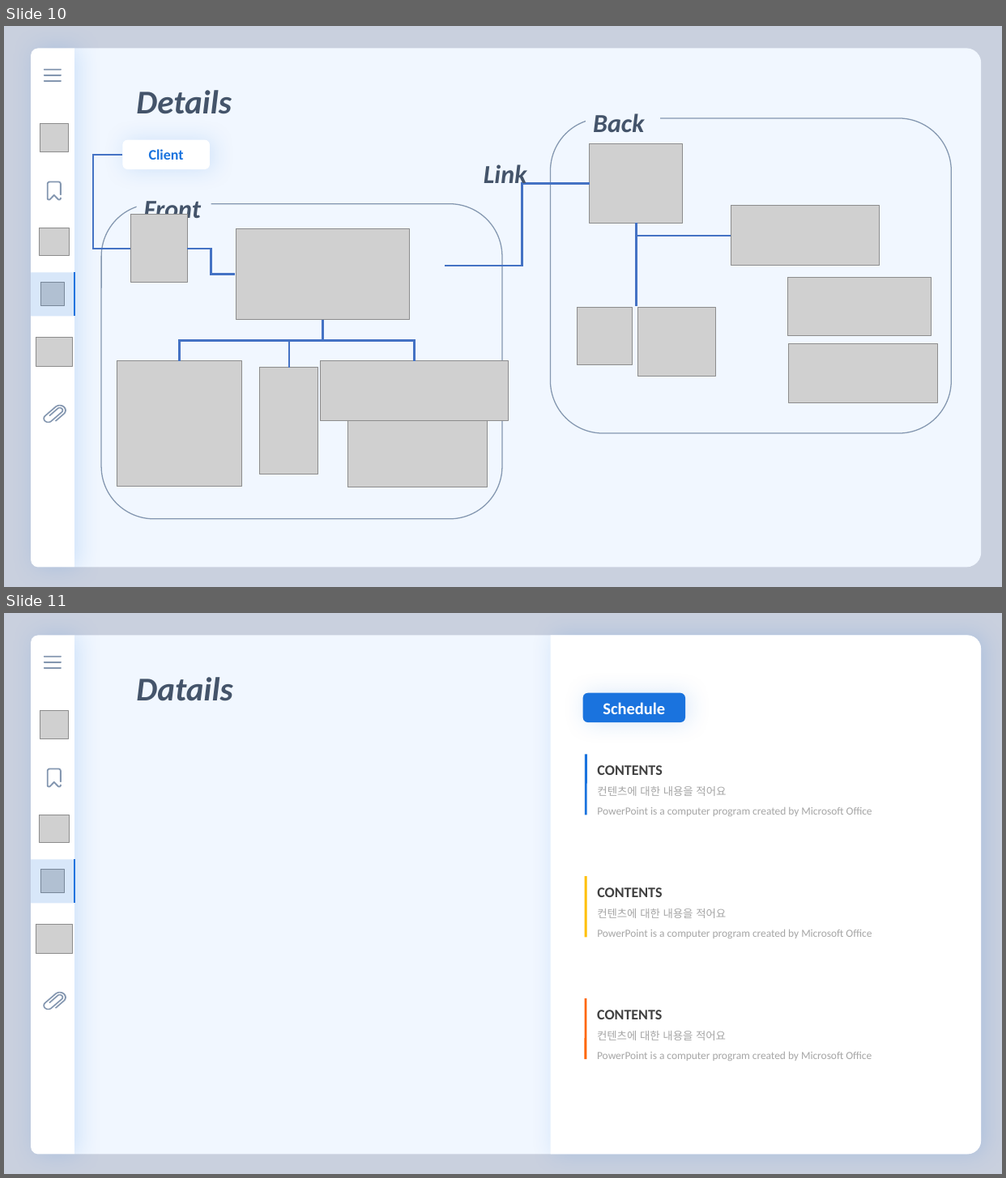
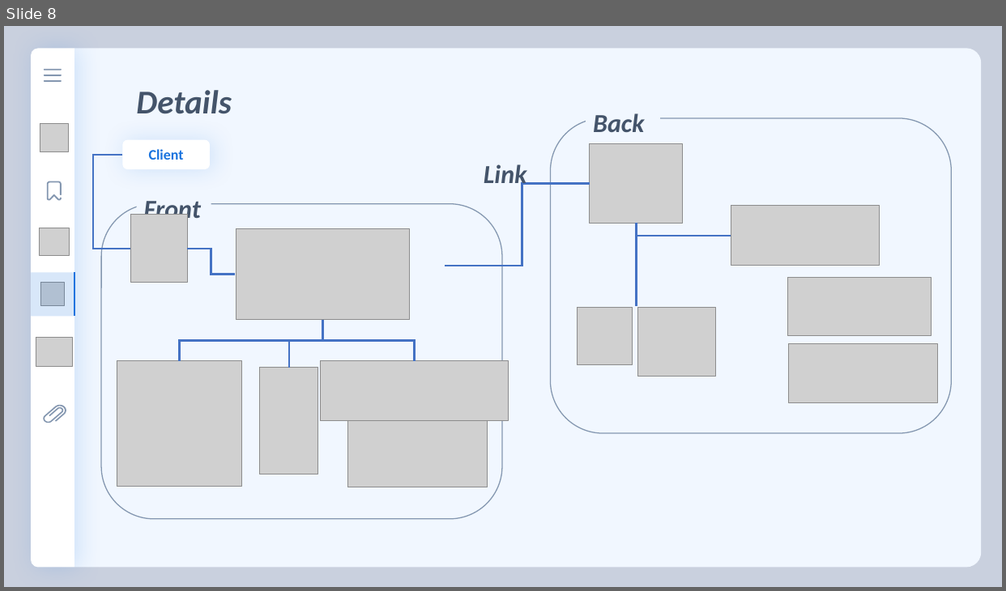
Before and after one commit to florentious/AutoGenerating_VariableName, a slide deck: Text/Presentation/presentation_ver0_3.pptm. Shown one above the other, each under a label of ours: slides 10 and 11 before the commit, slide 8 after it. The pictures are 1006x1178 and 1006x591 pixels, drawn with LibreOffice and Linux fonts; fonts in the diff are those of the drawing; grey boxes stand for pictures. Boxes give left, top, right and bottom in pixels: in the first picture for what was removed or moved away, otherwise in the second. Text is boxed around its words. In the diff, an @@ line names an element or a change of style, - is before the commit and + after.

```diff
--- a/Text/Presentation/presentation_ver0_3.pptm
+++ b/Text/Presentation/presentation_ver0_3.pptm
@@ slide 11 removed at [4, 613, 1002, 1174], background #C9D0DE @@
@@ round same rect removed at [74, 636, 982, 1155] @@
@@ round same rect removed at [551, 635, 982, 1155] @@
@@ text removed at [136, 677, 232, 701] @@
-Datails
@@ rounded rectangle removed at [582, 693, 685, 722] @@
-Schedule
@@ line removed from (586, 755) to (586, 815) @@
@@ text removed at [597, 765, 872, 816] @@
-CONTENTS
-컨텐츠에 대한 내용을 적어요
-PowerPoint is a computer program created by Microsoft Office
@@ table removed at [31, 859, 74, 903], 1 rows, 1 columns @@
-
@@ line removed from (586, 876) to (586, 937) @@
@@ text removed at [597, 888, 872, 939] @@
-CONTENTS
-컨텐츠에 대한 내용을 적어요
-PowerPoint is a computer program created by Microsoft Office
@@ group removed at [31, 635, 74, 1154]: 4 pictures, 3 rounded rectangles, 2 freeform shapes, 1 round same rect @@
@@ line removed from (586, 999) to (586, 1060) @@
@@ text removed at [597, 1010, 872, 1061] @@
-CONTENTS
-컨텐츠에 대한 내용을 적어요
-PowerPoint is a computer program created by Microsoft Office
@@ what was slide 10 is now slide 8 @@
```
Also in this commit, not shown: 6 slides changed, 6 slides added, 2 other slides removed, 4 other files.
